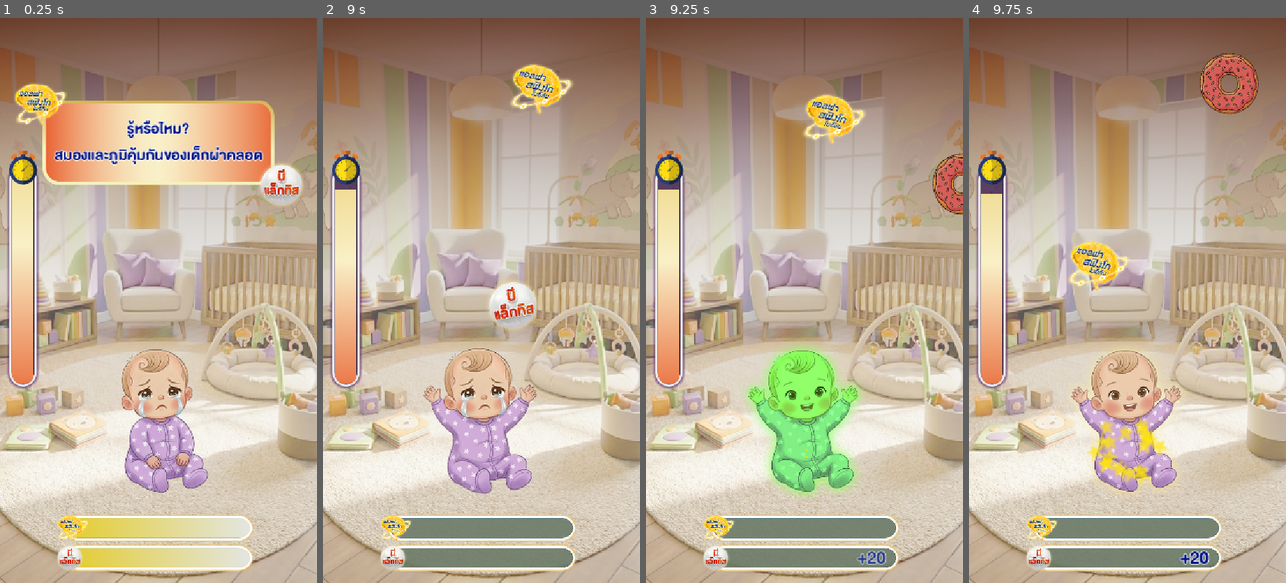
Above: before the commit, frames 1-4 (left to right).
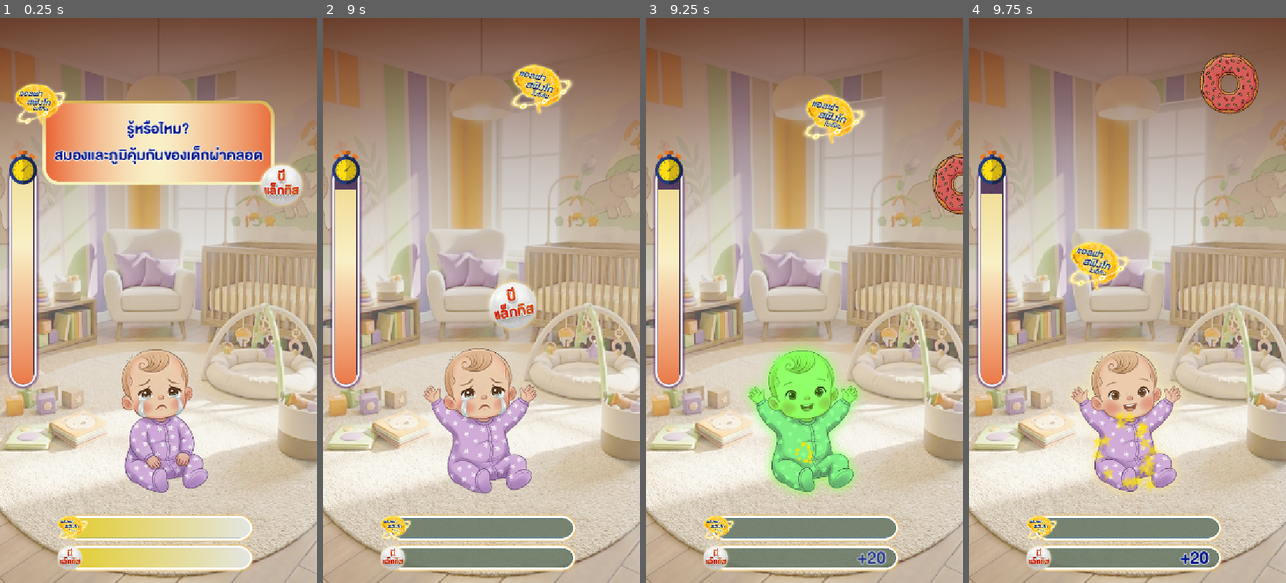
Above: after the commit, the same moments.

Repository: 6099sin/pro-c
Game: Godot game, scene res://scenes/core/Main.tscn
Two runs of this game, one before a commit and one after it. Both use one fixed random seed, a clock stepped at 60 frames per second and the inputs below. This scene is started directly instead of the project's main scene. Sound files missing from this copy of the repository are replaced by a short silence.
Inputs (mouse positions are in pixels of both pictures, inside the frame that each line leads up to):
- Up to frame 1 (0.25 s): no input
- Up to frame 2 (9 s): tap Enter at 0.5, 2.75 s; move the mouse to (551, 272) at 0.52 s; click (551, 272) at 0.67 s; tap Space at 1.25 s; drag from (418, 328) to (481, 419) at 1.27 s; move the mouse to (513, 176) at 2.02 s; click (513, 176) at 2.17 s; drag from (465, 413) to (386, 215) at 2.77 s; drag from (617, 283) to (481, 419) at 3.52 s; drag from (633, 340) to (481, 419) at 4.27 s; move the mouse to (497, 300) at 5.02 s; click (497, 300) at 5.17 s; drag from (433, 159) to (481, 419) at 5.77 s; move the mouse to (551, 272) at 6.52 s; click (551, 272) at 6.67 s; drag from (342, 227) to (487, 255) at 7.27 s; move the mouse to (513, 176) at 8.02 s; click (513, 176) at 8.17 s; drag from (465, 413) to (386, 215) at 8.77 s
- Up to frame 3 (9.25 s): no input
- Up to frame 4 (9.75 s): move the mouse to (1222, 385) at 9.52 s; click (1222, 385) at 9.67 s

Frames 1-2 are identical in both runs. In frame 3, less than 0.1% of the frame differs, in the area x 46-54%, y 75-79%; in frame 4, 1.5%, in the area x 37-63%, y 69-84%.

Commit message:
feat: Implement Basket object for item collection and scoring, configure web export for PWA and thread support, and add instructions for a "Time's Up" notification.

Diff:
--- a/scripts/objects/Basket.gd
+++ b/scripts/objects/Basket.gd
@@ -31,28 +31,36 @@
 				receive_item(body)
 
 func receive_item(item: Item):
+	# Trigger VFX immediately
+	trigger_vfx(item)
+
 	# Snap visuals
 	var tween = create_tween()
 	tween.tween_property(item, "global_position", center_point.global_position, 0.1)
 	tween.tween_callback(func(): process_item(item))
 
 @onready var pop_star_container = $PopStarPariticle
-@onready var pop_star_emitter = $PopStarPariticle/GPUParticles2D
+
+func trigger_vfx(item: Item):
+	# VFX Trigger for Fruits
+	if item.type == Utils.ItemType.FRUIT:
+		var new_vfx = pop_star_container.duplicate()
+		add_child(new_vfx)
+
+		var id = item.item_id
+		if id == "fruit_1":
+			new_vfx.position.y = -7
+		elif id == "fruit_2":
+			new_vfx.position.y = 6
+
+		var emitter = new_vfx.get_node("GPUParticles2D")
+		emitter.emitting = true
+
+		# Cleanup
+		get_tree().create_timer(1.0).timeout.connect(new_vfx.queue_free)
 
 func process_item(item: Item):
 	play_hit_effect(item.type)
-
-	# VFX Trigger for Fruits
-	if item.type == Utils.ItemType.FRUIT:
-		var id = item.item_id
-		if id == "fruit_1":
-			pop_star_container.position.y = -7
-		elif id == "fruit_2":
-			pop_star_container.position.y = 6
-
-		# Trigger particle
-		pop_star_emitter.restart()
-		pop_star_emitter.emitting = true
 
 	var id = item.item_id
 
